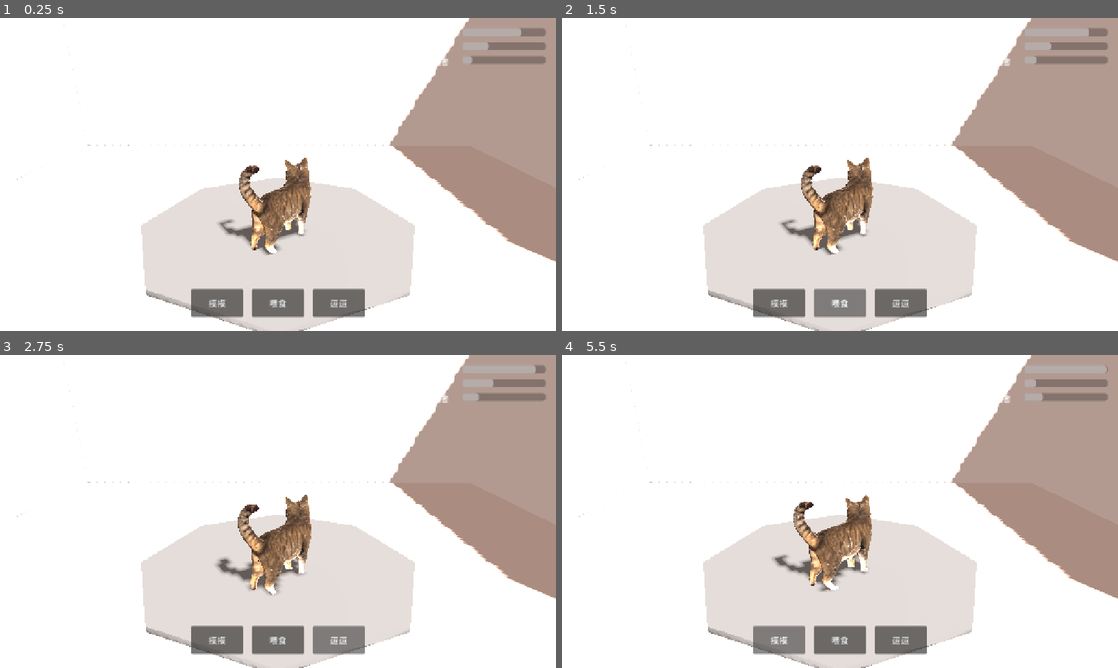
Above: before the commit, frames 1-4 (two rows, left to right).
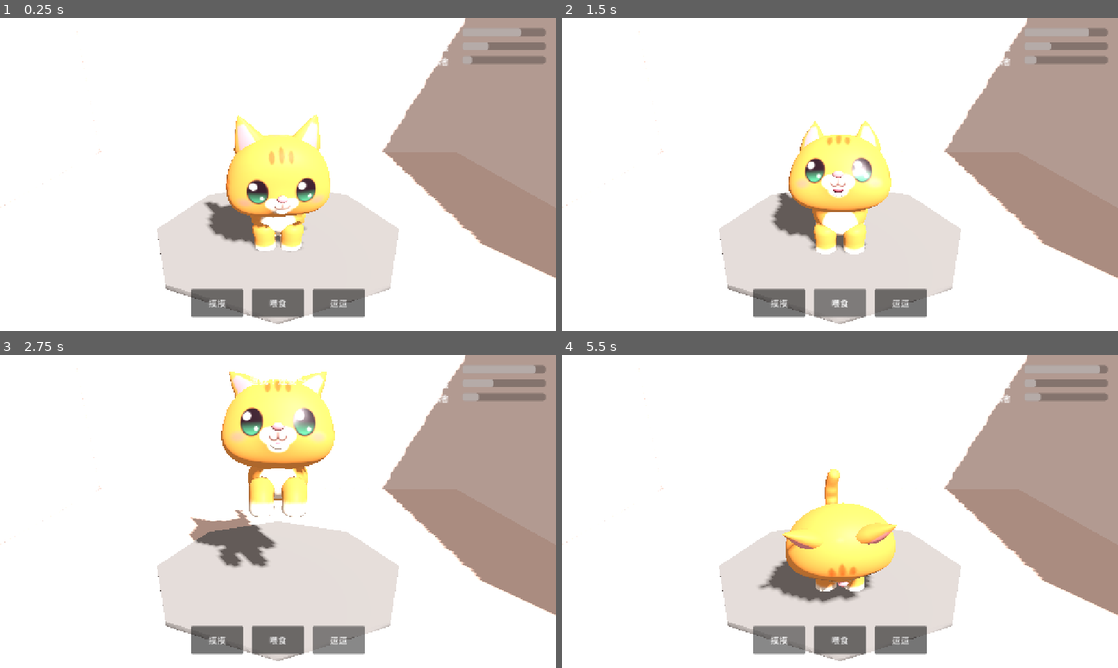
Above: after the commit, the same moments.

Repository: SkberLee/cute-cat-pet
Game: Godot game, scene res://scenes/main.tscn
Same seed, same stepped clock (60 frames per second), same inputs: the game is played once before the commit and once after it.
Inputs:
- Up to frame 1 (0.25 s): no input
- Up to frame 2 (1.5 s): click "摸摸" at 0.5 s; click "喂食" at 1.25 s
- Up to frame 3 (2.75 s): click "逗逗" at 2 s
- Up to frame 4 (5.5 s): click "摸摸" at 2.75 s; click "喂食" at 3.5 s; click "逗逗" at 4.25 s; click "摸摸" at 5 s

The runs differ from the first frame. In frame 1, 12% of the frame differs, in the area x 0-100%, y 0-100%; in frame 2, 12%; in frame 3, 15%; in frame 4, 12%.

Commit message:
feat: swap in Vuena CC0 rigged cat with sit/eat/jump clips
Replace static Grab3D tabby gameplay model with Cute Pets FREE Sample
cat (LOD0 ~7k tris). Map pet/feed/play to call/eat/jump and loop sit
as room idle; update license, README, and headless smoke.

Diff:
--- a/scenes/main.tscn
+++ b/scenes/main.tscn
@@ -3,7 +3,7 @@
 [ext_resource type="Script" path="res://scripts/cat_controller.gd" id="1_cat"]
 [ext_resource type="Script" path="res://scripts/pet_stats.gd" id="2_stats"]
 [ext_resource type="Script" path="res://scripts/main_ui.gd" id="3_ui"]
-[ext_resource type="PackedScene" uid="uid://c55qij6a6a1e7" path="res://assets/models/tabby_cat_mobile.glb" id="4_catmdl"]
+[ext_resource type="PackedScene" uid="uid://lwgpxcu2y7fk" path="res://assets/models/cute_cat_rigged.glb" id="4_catmdl"]
 
 [sub_resource type="StandardMaterial3D" id="MatFloor"]
 albedo_color = Color(0.92, 0.82, 0.78, 1)
@@ -29,7 +29,7 @@
 light_energy = 1.1
 
 [node name="Camera3D" type="Camera3D" parent="."]
-transform = Transform3D(1, 0, 0, 0, 0.939693, 0.34202, 0, -0.34202, 0.939693, 0, 1.35, 2.6)
+transform = Transform3D(1, 0, 0, 0, 0.939693, 0.34202, 0, -0.34202, 0.939693, 0, 1.55, 2.9)
 current = true
 fov = 50.0
 
@@ -68,12 +68,8 @@
 [node name="CatBody" type="Node3D" parent="Cat"]
 unique_name_in_owner = true
 
-[node name="TabbyModel" parent="Cat/CatBody" instance=ExtResource("4_catmdl")]
-transform = Transform3D(-1.35, 0, 0, 0, 1.35, 0, 0, 0, -1.35, 0, 0, 0)
-
-[node name="CatAnim" type="AnimationPlayer" parent="Cat"]
-unique_name_in_owner = true
-root_node = NodePath("..")
+[node name="CuteCatModel" parent="Cat/CatBody" instance=ExtResource("4_catmdl")]
+transform = Transform3D(2, 0, 0, 0, 2, 0, 0, 0, 2, 0, 0, 0)
 
 [node name="PetStats" type="Node" parent="Cat"]
 unique_name_in_owner = true
--- a/scripts/cat_controller.gd
+++ b/scripts/cat_controller.gd
@@ -4,15 +4,31 @@
 @onready var stats: PetStats = %PetStats
 @onready var body: Node3D = %CatBody
 @onready var feedback_label: Label = %FeedbackLabel
-@onready var anim: AnimationPlayer = %CatAnim
 
+## Logical action -> skeletal clip on the Vuena cat AnimationPlayer.
+const CLIP_IDLE := "sit"
+const CLIP_PET := "call"
+const CLIP_FEED := "eat"
+const CLIP_PLAY := "jump"
+
+var anim: AnimationPlayer
 var _cooldown := 0.0
-const COOLDOWN := 0.9
+var _idle_clip := CLIP_IDLE
 
 func _ready() -> void:
-	_ensure_animations()
-	if anim and anim.has_animation("idle"):
-		anim.play("idle")
+	anim = _resolve_anim_player()
+	if anim:
+		_ensure_idle_loops()
+		if not anim.animation_finished.is_connected(_on_anim_finished):
+			anim.animation_finished.connect(_on_anim_finished)
+		# Prefer sit loop for a calm room pet; fall back to idle.
+		if anim.has_animation(CLIP_IDLE):
+			_idle_clip = CLIP_IDLE
+		elif anim.has_animation("idle"):
+			_idle_clip = "idle"
+		_play_idle()
+	else:
+		push_warning("CatController: no AnimationPlayer found on cat model")
 
 func _process(delta: float) -> void:
 	if _cooldown > 0.0:
@@ -23,50 +39,72 @@
 func do_pet() -> void:
 	if _cooldown > 0.0:
 		return
-	_cooldown = COOLDOWN
 	stats.pet()
-	_play_oneshot("pet")
+	_play_oneshot(CLIP_PET)
 	_say("呼噜～再摸摸")
 
 func do_feed() -> void:
 	if _cooldown > 0.0:
 		return
-	_cooldown = COOLDOWN
 	stats.feed()
-	_play_oneshot("feed")
+	_play_oneshot(CLIP_FEED)
 	_say("喵，好吃！")
 
 func do_play() -> void:
 	if _cooldown > 0.0:
 		return
-	_cooldown = COOLDOWN
 	stats.play()
-	_play_oneshot("play")
+	_play_oneshot(CLIP_PLAY)
 	_say("逗我！还要～")
 
 func _say(t: String) -> void:
 	if feedback_label:
 		feedback_label.text = t
 
-func _play_oneshot(anim_name: String) -> void:
+func _resolve_anim_player() -> AnimationPlayer:
+	if body:
+		var found := body.find_child("AnimationPlayer", true, false)
+		if found is AnimationPlayer:
+			return found as AnimationPlayer
+	var legacy := get_node_or_null("%CatAnim")
+	if legacy is AnimationPlayer:
+		return legacy as AnimationPlayer
+	return null
+
+func _ensure_idle_loops() -> void:
+	# glTF often omits loop flags; force calm loops for room idle.
+	for clip in ["sit", "idle", "idle_alt", "sleep"]:
+		if not anim.has_animation(clip):
+			continue
+		var a: Animation = anim.get_animation(clip)
+		if a:
+			a.loop_mode = Animation.LOOP_LINEAR
+
+func _play_idle() -> void:
 	if anim == null:
-		_soft_tween_fallback(anim_name)
 		return
-	if not anim.has_animation(anim_name):
-		_soft_tween_fallback(anim_name)
+	if not anim.has_animation(_idle_clip):
 		return
-	anim.play(anim_name)
+	anim.play(_idle_clip)
+
+func _play_oneshot(clip: String) -> void:
+	if anim == null or not anim.has_animation(clip):
+		_soft_tween_fallback(clip)
+		_cooldown = 0.9
+		return
+	anim.play(clip)
+	var length := anim.current_animation_length
+	_cooldown = maxf(0.9, length * 0.85)
 
 func _soft_tween_fallback(kind: String) -> void:
-	# Softer than the old squash-bounce if AnimationPlayer is missing.
 	if body == null:
 		return
 	var tw := create_tween()
 	match kind:
-		"feed":
+		CLIP_FEED, "feed":
 			tw.tween_property(body, "position:y", 0.04, 0.12)
 			tw.tween_property(body, "position:y", 0.0, 0.18)
-		"play":
+		CLIP_PLAY, "play":
 			tw.tween_property(body, "position", Vector3(0.0, 0.12, -0.08), 0.12)
 			tw.tween_property(body, "position", Vector3.ZERO, 0.18)
 		_:
@@ -74,97 +112,5 @@
 			tw.tween_property(body, "rotation_degrees:z", 6.0, 0.12)
 			tw.tween_property(body, "rotation_degrees:z", 0.0, 0.12)
 
-func _ensure_animations() -> void:
-	if anim == null or body == null:
-		return
-	anim.root_node = NodePath("..")
-	# Rebuild library each run so scene edits stay simple (no baked .tres needed).
-	var lib := AnimationLibrary.new()
-	lib.add_animation("idle", _make_idle())
-	lib.add_animation("pet", _make_pet())
-	lib.add_animation("feed", _make_feed())
-	lib.add_animation("play", _make_play())
-	if anim.has_animation_library(""):
-		anim.remove_animation_library("")
-	anim.add_animation_library("", lib)
-	if not anim.animation_finished.is_connected(_on_anim_finished):
-		anim.animation_finished.connect(_on_anim_finished)
-
 func _on_anim_finished(anim_name: StringName) -> void:
-	if String(anim_name) == "idle":
-		return
-	if anim and anim.has_animation("idle"):
-		anim.play("idle")
-
-func _make_idle() -> Animation:
-	var a := Animation.new()
-	a.length = 2.4
-	a.loop_mode = Animation.LOOP_LINEAR
-	var i_s := a.add_track(Animation.TYPE_VALUE)
-	a.track_set_path(i_s, NodePath("CatBody:scale"))
-	a.track_insert_key(i_s, 0.0, Vector3.ONE)
-	a.track_insert_key(i_s, 1.2, Vector3(1.015, 0.985, 1.015))
-	a.track_insert_key(i_s, 2.4, Vector3.ONE)
-	var i_r := a.add_track(Animation.TYPE_VALUE)
-	a.track_set_path(i_r, NodePath("CatBody:rotation_degrees"))
-	a.track_insert_key(i_r, 0.0, Vector3(0, 0, 0))
-	a.track_insert_key(i_r, 1.2, Vector3(0, 2.5, 0))
-	a.track_insert_key(i_r, 2.4, Vector3(0, 0, 0))
-	return a
-
-func _make_pet() -> Animation:
-	# Happy lean / head-bob toward the camera.
-	var a := Animation.new()
-	a.length = 0.7
-	var i_r := a.add_track(Animation.TYPE_VALUE)
-	a.track_set_path(i_r, NodePath("CatBody:rotation_degrees"))
-	a.track_insert_key(i_r, 0.0, Vector3(0, 0, 0))
-	a.track_insert_key(i_r, 0.15, Vector3(-8, 8, -4))
-	a.track_insert_key(i_r, 0.35, Vector3(-4, -6, 4))
-	a.track_insert_key(i_r, 0.7, Vector3(0, 0, 0))
-	var i_s := a.add_track(Animation.TYPE_VALUE)
-	a.track_set_path(i_s, NodePath("CatBody:scale"))
-	a.track_insert_key(i_s, 0.0, Vector3.ONE)
-	a.track_insert_key(i_s, 0.2, Vector3(1.04, 0.97, 1.04))
-	a.track_insert_key(i_s, 0.7, Vector3.ONE)
-	return a
-
-func _make_feed() -> Animation:
-	# Dip down as if eating, then settle.
-	var a := Animation.new()
-	a.length = 0.85
-	var i_r := a.add_track(Animation.TYPE_VALUE)
-	a.track_set_path(i_r, NodePath("CatBody:rotation_degrees"))
-	a.track_insert_key(i_r, 0.0, Vector3(0, 0, 0))
-	a.track_insert_key(i_r, 0.25, Vector3(18, 0, 0))
-	a.track_insert_key(i_r, 0.55, Vector3(12, 0, 0))
-	a.track_insert_key(i_r, 0.85, Vector3(0, 0, 0))
-	var i_p := a.add_track(Animation.TYPE_VALUE)
-	a.track_set_path(i_p, NodePath("CatBody:position"))
-	a.track_insert_key(i_p, 0.0, Vector3.ZERO)
-	a.track_insert_key(i_p, 0.25, Vector3(0, -0.02, 0.04))
-	a.track_insert_key(i_p, 0.85, Vector3.ZERO)
-	return a
-
-func _make_play() -> Animation:
-	# Soft pounce hop toward camera then back.
-	var a := Animation.new()
-	a.length = 0.75
-	var i_p := a.add_track(Animation.TYPE_VALUE)
-	a.track_set_path(i_p, NodePath("CatBody:position"))
-	a.track_insert_key(i_p, 0.0, Vector3.ZERO)
-	a.track_insert_key(i_p, 0.18, Vector3(0, 0.14, 0.12))
-	a.track_insert_key(i_p, 0.4, Vector3(0, 0.02, 0.18))
-	a.track_insert_key(i_p, 0.75, Vector3.ZERO)
-	var i_r := a.add_track(Animation.TYPE_VALUE)
-	a.track_set_path(i_r, NodePath("CatBody:rotation_degrees"))
-	a.track_insert_key(i_r, 0.0, Vector3(0, 0, 0))
-	a.track_insert_key(i_r, 0.18, Vector3(-12, 0, 0))
-	a.track_insert_key(i_r, 0.4, Vector3(6, 0, 0))
-	a.track_insert_key(i_r, 0.75, Vector3(0, 0, 0))
-	var i_s := a.add_track(Animation.TYPE_VALUE)
-	a.track_set_path(i_s, NodePath("CatBody:scale"))
-	a.track_insert_key(i_s, 0.0, Vector3.ONE)
-	a.track_insert_key(i_s, 0.18, Vector3(0.96, 1.08, 0.96))
-	a.track_insert_key(i_s, 0.75, Vector3.ONE)
-	return a
+	_play_idle()
--- a/scripts/smoke_main.gd
+++ b/scripts/smoke_main.gd
@@ -14,34 +14,37 @@
 	var stats: Node = main.get_node("%PetStats")
 	var label: Label = main.get_node("%FeedbackLabel")
 	var body: Node3D = main.get_node("%CatBody")
-	var anim: AnimationPlayer = main.get_node("%CatAnim")
 	assert(body != null)
-	assert(body.find_child("TabbyModel", true, false) != null or body.get_child_count() > 0)
-	assert(anim != null)
-	# Wait one more frame so Cat._ready built the animation library.
+	assert(body.find_child("CuteCatModel", true, false) != null or body.get_child_count() > 0)
+	var anim: AnimationPlayer = body.find_child("AnimationPlayer", true, false)
+	assert(anim != null, "rigged cat AnimationPlayer missing")
 	await process_frame
-	assert(anim.has_animation("idle"))
-	assert(anim.has_animation("pet"))
-	assert(anim.has_animation("feed"))
-	assert(anim.has_animation("play"))
+	assert(anim.has_animation("sit") or anim.has_animation("idle"))
+	assert(anim.has_animation("call") or anim.has_animation("idle_alt"))
+	assert(anim.has_animation("eat"))
+	assert(anim.has_animation("jump") or anim.has_animation("attack"))
 
 	var mood0: float = stats.mood
 	cat.do_pet()
 	assert(stats.mood > mood0)
 	assert(label.text.find("呼噜") >= 0)
-	assert(anim.current_animation == "pet" or anim.current_animation == "idle")
+	assert(String(anim.current_animation) in ["call", "sit", "idle", "idle_alt"])
 
-	await create_timer(1.0).timeout
+	await process_frame
+	cat._cooldown = 0.0
 	var hunger0: float = stats.hunger
 	cat.do_feed()
 	assert(stats.hunger < hunger0)
 	assert(label.text.find("好吃") >= 0)
+	assert(String(anim.current_animation) in ["eat", "sit", "idle"])
 
-	await create_timer(1.0).timeout
+	await process_frame
+	cat._cooldown = 0.0
 	var bond0: float = stats.bond
 	cat.do_play()
 	assert(stats.bond > bond0)
 	assert(label.text.find("逗") >= 0)
+	assert(String(anim.current_animation) in ["jump", "attack", "sit", "idle"])
 
-	print("smoke_main ok feedback=", label.text, " mood=", stats.mood, " hunger=", stats.hunger, " bond=", stats.bond, " anim=", anim.current_animation)
+	print("smoke_main ok feedback=", label.text, " mood=", stats.mood, " hunger=", stats.hunger, " bond=", stats.bond, " anim=", anim.current_animation, " idle=", cat._idle_clip)
 	quit(0)
Not shown, changed: assets/models/CAT_LICENSE.txt
Not shown, added: assets/models/VUENA_LICENSE.txt
Binary file added: assets/models/cute_cat_rigged.glb
Not shown, added: assets/models/cute_cat_rigged.glb.import
Binary file added: assets/models/cute_cat_rigged_animal_cat_albedo.png
Not shown, added: assets/models/cute_cat_rigged_animal_cat_albedo.png.import
Binary file added: assets/models/cute_cat_rigged_animal_cat_orm.png
Not shown, added: assets/models/cute_cat_rigged_animal_cat_orm.png.import
